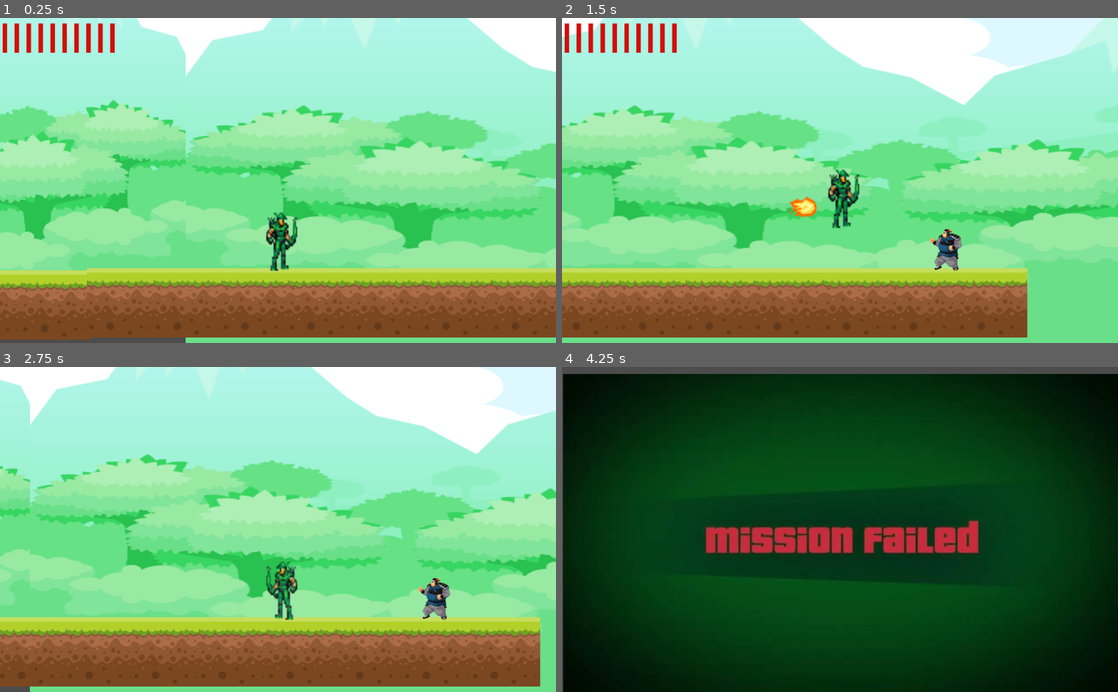
Above: before the commit, frames 1-4 (two rows, left to right).
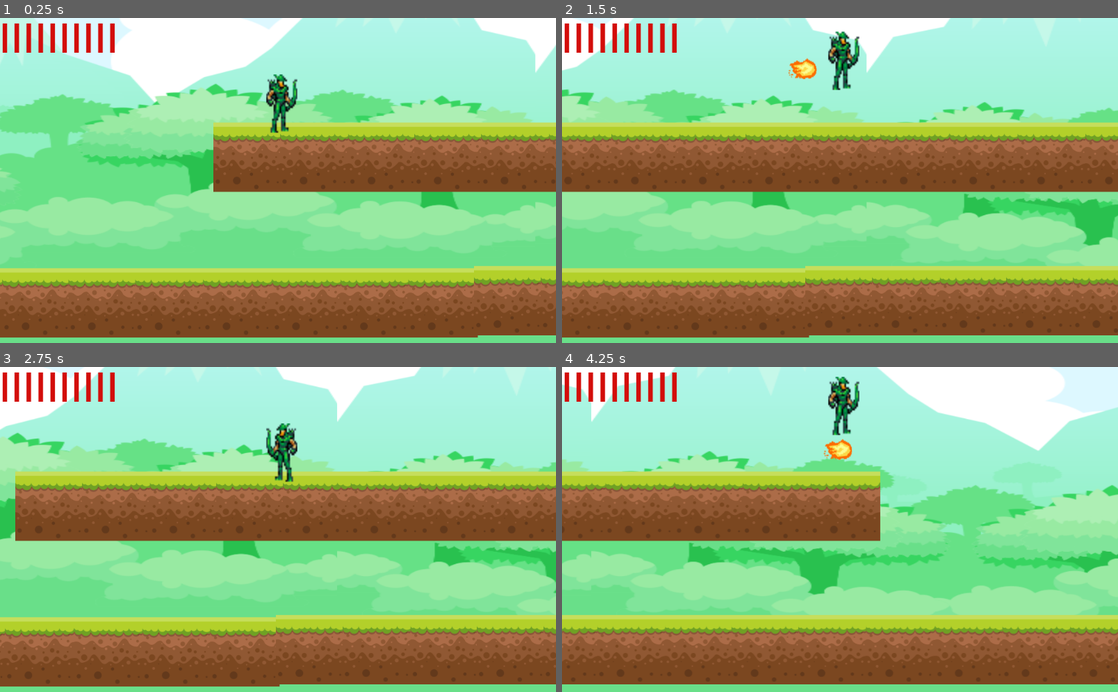
Above: after the commit, the same moments.

Repository: CC-SI/Game_lendas_corrompidas
Game: Godot game, scene res://src/Cenas/Cenario Testes/Cenario Testes.tscn
The game is run twice, just before and just after one commit, with the same random seed, the same clock (stepped at 60 frames per second) and the same inputs.
Inputs:
- Up to frame 1 (0.25 s): no input
- Up to frame 2 (1.5 s): tap Enter (ui_accept) at 0.5, 0.77 s; hold Right (ui_right) from 0.53 s (still down); tap Q (atirar) at 0.6 s; tap F (dash) at 1.35 s
- Up to frame 3 (2.75 s): tap Enter (ui_accept) at 1.52 s; release Right (ui_right) at 2.03 s; hold Left (ui_left) from 2.03 s (still down); tap R (mordida) at 2.1 s
- Up to frame 4 (4.25 s): release Left (ui_left) at 2.78 s; hold Right (ui_right) from 2.78 s (still down); tap V (uivo) at 2.85 s; tap Enter (ui_accept) at 3.02, 3.77 s; tap Q (atirar) at 3.6 s

The runs differ from the first frame. In frame 1, 45% of the frame differs, in the area x 0-100%, y 0-100%; in frame 2, 54%; in frame 3, 51%; in frame 4, 100%.

Commit message:
feat: aumentando cenario de testes

Diff:
--- a/src/Cenas/Cenario Testes/Cenario Testes.tscn
+++ b/src/Cenas/Cenario Testes/Cenario Testes.tscn
@@ -9,7 +9,10 @@
 [ext_resource path="res://src/Cenas/Inimigos/Curupira.tscn" type="PackedScene" id=7]
 
 [sub_resource type="RectangleShape2D" id=1]
-extents = Vector2( 1115.5, 10 )
+extents = Vector2( 2219.75, 10 )
+
+[sub_resource type="RectangleShape2D" id=3]
+extents = Vector2( 567.25, 10 )
 
 [sub_resource type="RectangleShape2D" id=2]
 extents = Vector2( 10, 181 )
@@ -28,6 +31,12 @@
 texture = ExtResource( 3 )
 flip_h = true
 
+[node name="Fundo3" type="Sprite" parent="."]
+position = Vector2( 4519, 172 )
+scale = Vector2( 2.1665, 1.16 )
+texture = ExtResource( 3 )
+flip_h = true
+
 [node name="Chao" type="StaticBody2D" parent="."]
 position = Vector2( 8, 120 )
 
@@ -67,6 +76,42 @@
 position = Vector2( 1049, 414 )
 texture = ExtResource( 1 )
 
+[node name="38" type="Sprite" parent="Chao"]
+position = Vector2( 2899, 141 )
+texture = ExtResource( 1 )
+
+[node name="39" type="Sprite" parent="Chao"]
+position = Vector2( 3022, 141 )
+texture = ExtResource( 1 )
+
+[node name="40" type="Sprite" parent="Chao"]
+position = Vector2( 3147, 141 )
+texture = ExtResource( 1 )
+
+[node name="41" type="Sprite" parent="Chao"]
+position = Vector2( 3269, 141 )
+texture = ExtResource( 1 )
+
+[node name="42" type="Sprite" parent="Chao"]
+position = Vector2( 3392, 141 )
+texture = ExtResource( 1 )
+
+[node name="43" type="Sprite" parent="Chao"]
+position = Vector2( 3517, 141 )
+texture = ExtResource( 1 )
+
+[node name="44" type="Sprite" parent="Chao"]
+position = Vector2( 3645, 141 )
+texture = ExtResource( 1 )
+
+[node name="45" type="Sprite" parent="Chao"]
+position = Vector2( 3770, 141 )
+texture = ExtResource( 1 )
+
+[node name="46" type="Sprite" parent="Chao"]
+position = Vector2( 3895, 141 )
+texture = ExtResource( 1 )
+
 [node name="11" type="Sprite" parent="Chao"]
 position = Vector2( 1170, 410 )
 texture = ExtResource( 1 )
@@ -103,9 +148,85 @@
 position = Vector2( 2164, 410 )
 texture = ExtResource( 1 )
 
+[node name="20" type="Sprite" parent="Chao"]
+position = Vector2( 2262, 410 )
+texture = ExtResource( 1 )
+
+[node name="21" type="Sprite" parent="Chao"]
+position = Vector2( 2385, 410 )
+texture = ExtResource( 1 )
+
+[node name="22" type="Sprite" parent="Chao"]
+position = Vector2( 2510, 410 )
+texture = ExtResource( 1 )
+
+[node name="23" type="Sprite" parent="Chao"]
+position = Vector2( 2632, 410 )
+texture = ExtResource( 1 )
+
+[node name="24" type="Sprite" parent="Chao"]
+position = Vector2( 2755, 410 )
+texture = ExtResource( 1 )
+
+[node name="25" type="Sprite" parent="Chao"]
+position = Vector2( 2880, 410 )
+texture = ExtResource( 1 )
+
+[node name="26" type="Sprite" parent="Chao"]
+position = Vector2( 3008, 410 )
+texture = ExtResource( 1 )
+
+[node name="27" type="Sprite" parent="Chao"]
+position = Vector2( 3133, 410 )
+texture = ExtResource( 1 )
+
+[node name="28" type="Sprite" parent="Chao"]
+position = Vector2( 3258, 410 )
+texture = ExtResource( 1 )
+
+[node name="29" type="Sprite" parent="Chao"]
+position = Vector2( 3379, 406 )
+texture = ExtResource( 1 )
+
+[node name="30" type="Sprite" parent="Chao"]
+position = Vector2( 3502, 406 )
+texture = ExtResource( 1 )
+
+[node name="31" type="Sprite" parent="Chao"]
+position = Vector2( 3627, 406 )
+texture = ExtResource( 1 )
+
+[node name="32" type="Sprite" parent="Chao"]
+position = Vector2( 3749, 406 )
+texture = ExtResource( 1 )
+
+[node name="33" type="Sprite" parent="Chao"]
+position = Vector2( 3872, 406 )
+texture = ExtResource( 1 )
+
+[node name="34" type="Sprite" parent="Chao"]
+position = Vector2( 3997, 406 )
+texture = ExtResource( 1 )
+
+[node name="35" type="Sprite" parent="Chao"]
+position = Vector2( 4125, 406 )
+texture = ExtResource( 1 )
+
+[node name="36" type="Sprite" parent="Chao"]
+position = Vector2( 4248, 406 )
+texture = ExtResource( 1 )
+
+[node name="37" type="Sprite" parent="Chao"]
+position = Vector2( 4373, 406 )
+texture = ExtResource( 1 )
+
 [node name="CollisionShape2D" type="CollisionShape2D" parent="Chao"]
-position = Vector2( 1119, 357 )
+position = Vector2( 2226.25, 361 )
 shape = SubResource( 1 )
+
+[node name="CollisionShape2D2" type="CollisionShape2D" parent="Chao"]
+position = Vector2( 3399, 102 )
+shape = SubResource( 3 )
 
 [node name="Parede Esquerda" type="StaticBody2D" parent="."]
 position = Vector2( -11, 119 )
@@ -115,14 +236,14 @@
 shape = SubResource( 2 )
 
 [node name="Parede Direita" type="StaticBody2D" parent="."]
-position = Vector2( 2244, 138 )
+position = Vector2( 4417, 105 )
 
 [node name="CollisionShape2D" type="CollisionShape2D" parent="Parede Direita"]
 position = Vector2( 0, 171 )
 shape = SubResource( 2 )
 
 [node name="Player" parent="." instance=ExtResource( 2 )]
-position = Vector2( 1469, 406 )
+position = Vector2( 2965, 133 )
 
 [node name="Morcego" parent="." instance=ExtResource( 4 )]
 position = Vector2( 724, 187 )
Not shown: 1 places in src/Cenas/Cenario Testes/Cenario Testes.tscn that only renumber resources
